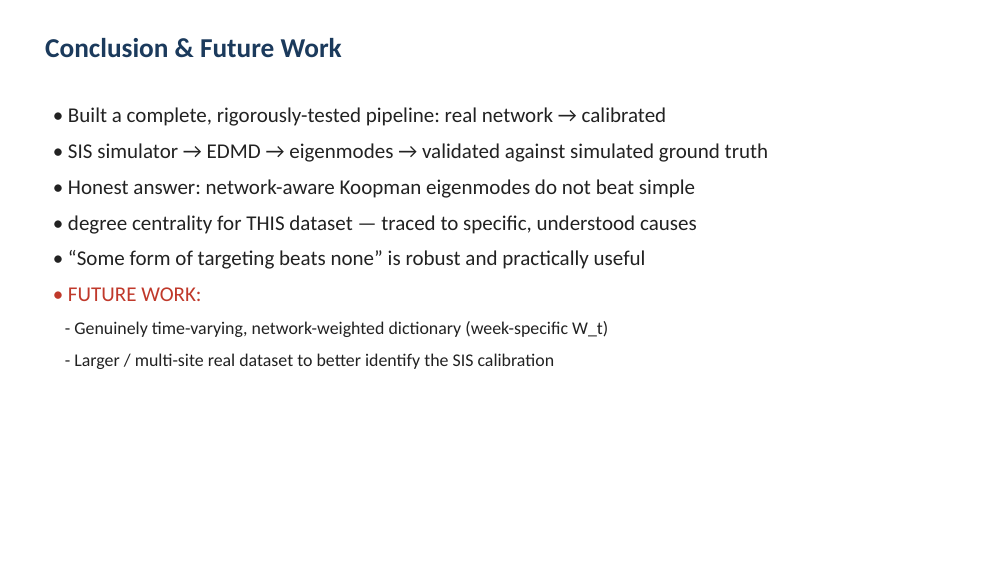
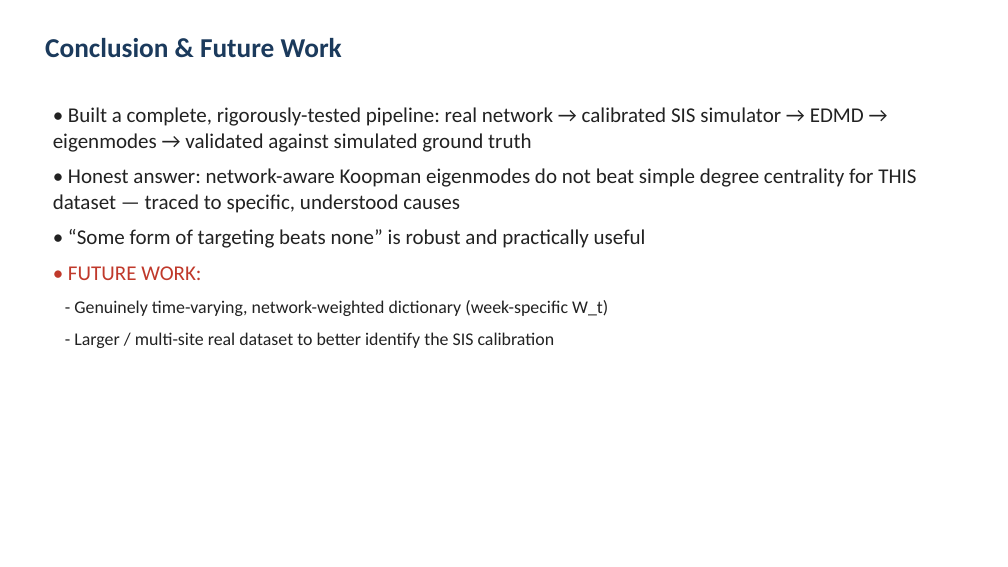
Before and after one commit to kirangautham-82899/Hospital-Acquired-Infection-Networks, a slide deck: slide 21 of P30_slides.pptx. Drawn at 1008x567 pixels with LibreOffice and Linux fonts; fonts in the diff are those of the drawing. Boxes give left, top, right and bottom in pixels: in the first picture for what was removed or moved away, otherwise in the second. Text is boxed around its words. In the diff, an @@ line names an element or a change of style, - is before the commit and + after.

```diff
--- a/P30_slides.pptx
+++ b/P30_slides.pptx
@@ text at box(53, 107, 916, 213): text changed @@
-• Built a complete, rigorously-tested pipeline: real network → calibrated
-• SIS simulator → EDMD → eigenmodes → validated against simulated ground truth
-• Honest answer: network-aware Koopman eigenmodes do not beat simple
-• degree centrality for THIS dataset — traced to specific, understood causes
+• Built a complete, rigorously-tested pipeline: real network → calibrated SIS simulator → EDMD → eigenmodes → validated against simulated ground truth
+• Honest answer: network-aware Koopman eigenmodes do not beat simple degree centrality for THIS dataset — traced to specific, understood causes
```
Also in this commit, not shown: 6 other slides changed, 1 other file.
